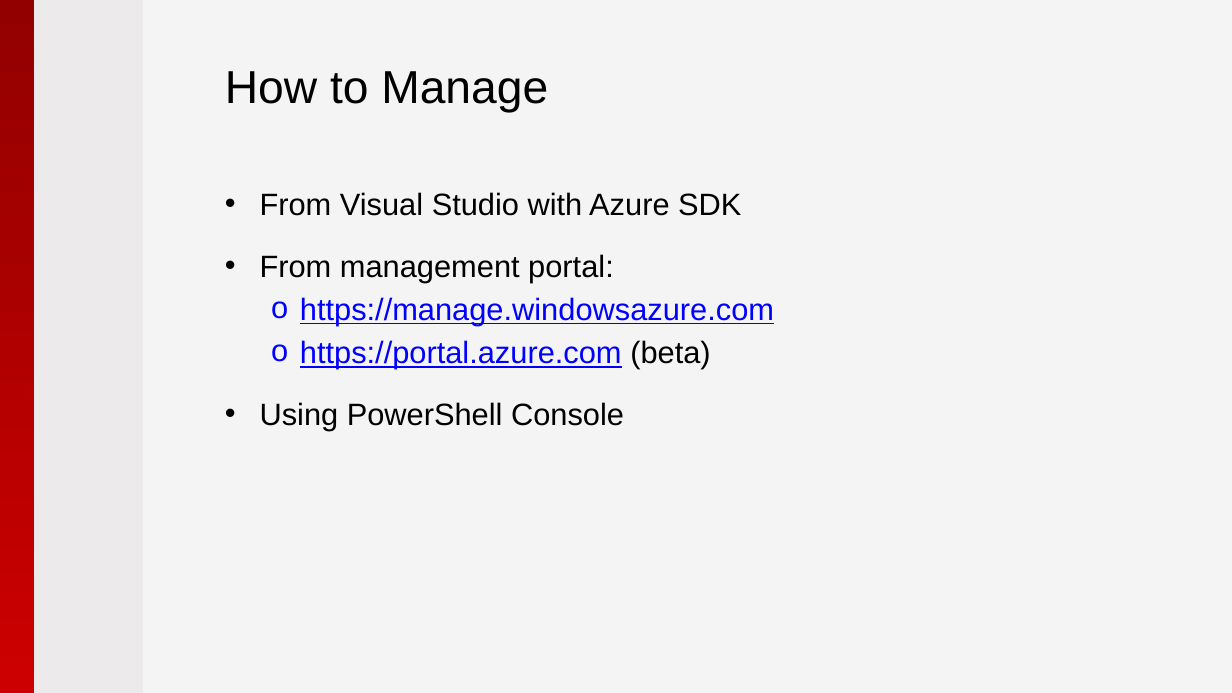
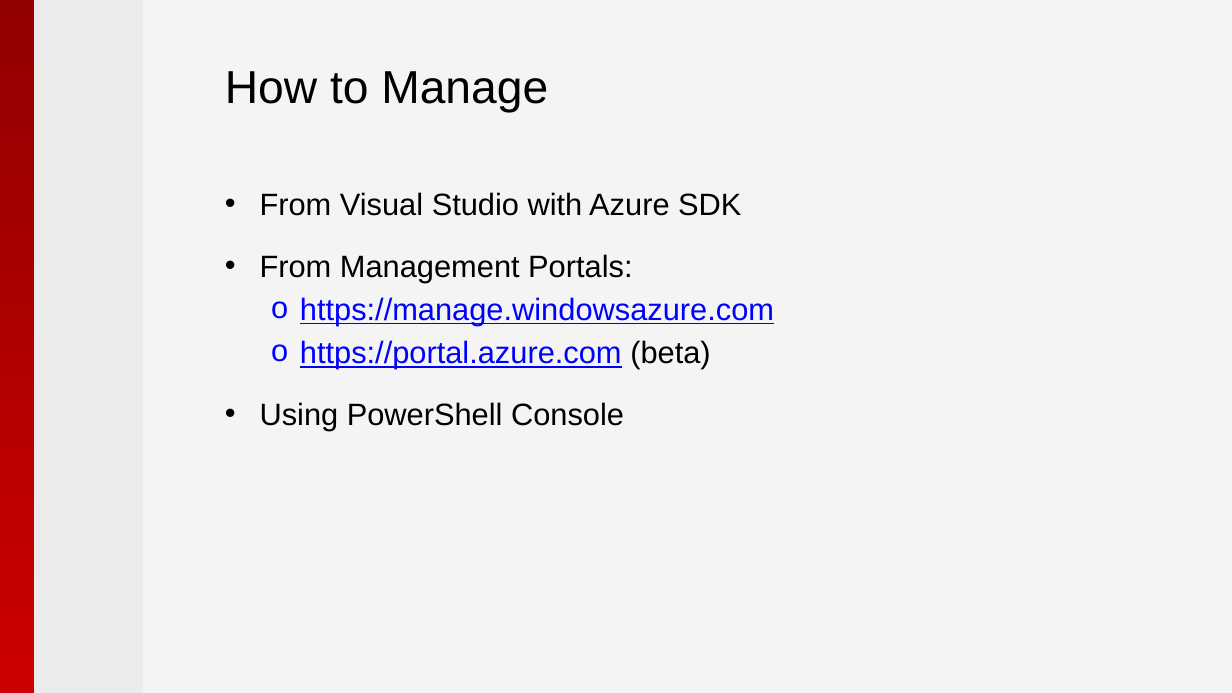
Before and after one commit to pryabov/Hackathon-2015, a slide deck: slide 16 of Presentation/2015 - Microsoft Azure.pptx. Drawn at 1232x693 pixels with LibreOffice and Linux fonts; fonts in the diff are those of the drawing; background and template pictures are left out. Boxes give left, top, right and bottom in pixels: in the first picture for what was removed or moved away, otherwise in the second. Text is boxed around its words. In the diff, an @@ line names an element or a change of style, - is before the commit and + after.

```diff
--- a/Presentation/2015 - Microsoft Azure.pptx
+++ b/Presentation/2015 - Microsoft Azure.pptx
@@ text at bbox=[260, 254, 632, 282]: text changed @@
-• From management portal:
+• From Management Portals:
```
Also in this commit, not shown: 4 other slides changed, 3 other files.
